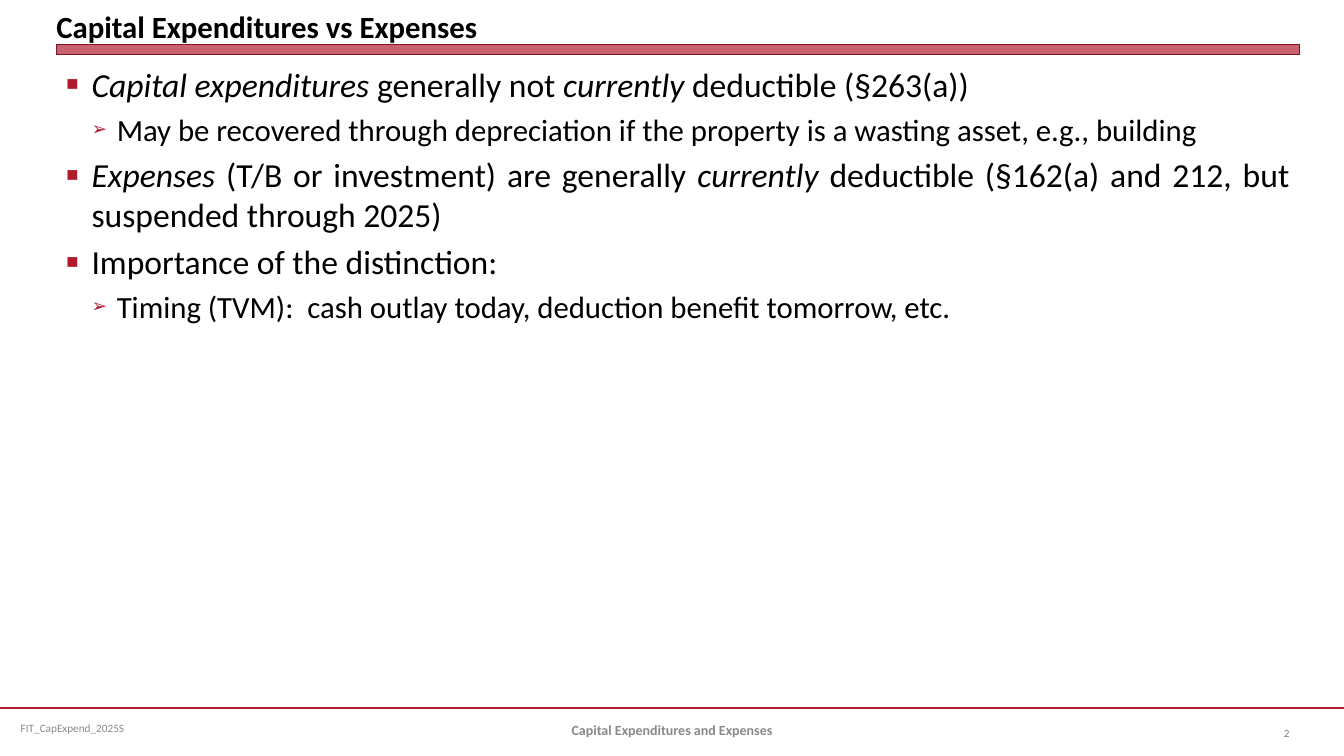
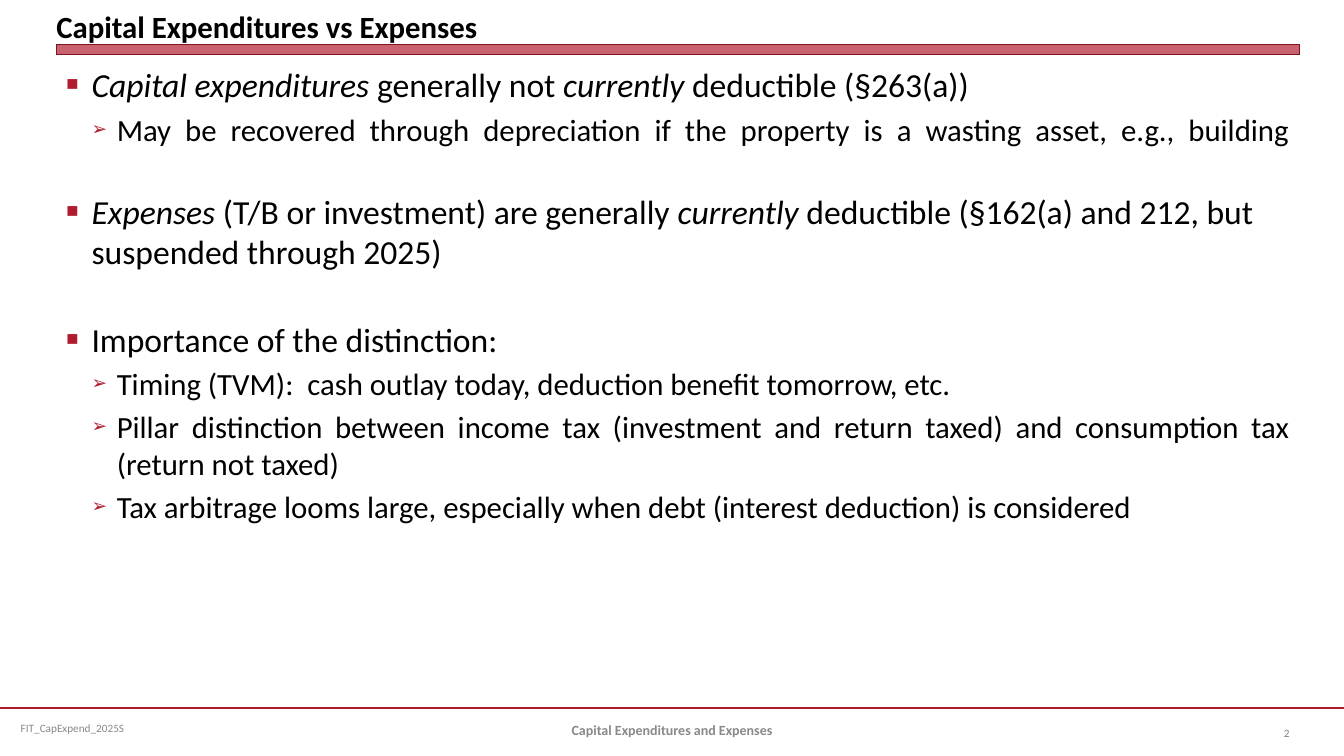
Before and after one commit to jmc877/Fed-Income-Tax, a slide deck: slide 2 of slides/FIT_CapExpend_2025S.pptx. Drawn at 1344x756 pixels with LibreOffice and Linux fonts; fonts in the diff are those of the drawing. Boxes give left, top, right and bottom in pixels: in the first picture for what was removed or moved away, otherwise in the second. Text is boxed around its words. In the diff, an @@ line names an element or a change of style, - is before the commit and + after.

```diff
--- a/slides/FIT_CapExpend_2025S.pptx
+++ b/slides/FIT_CapExpend_2025S.pptx
@@ text at bbox=[92, 199, 1254, 270]: alignment justified to left @@
@@ text at bbox=[117, 415, 1289, 524]: paragraphs added @@
+  ➢ Pillar distinction between income tax (investment and return taxed) and consumption tax (return not taxed)
+  ➢ Tax arbitrage looms large, especially when debt (interest deduction) is considered
```
Also in this commit, not shown: 8 slides added, 1 other file.
